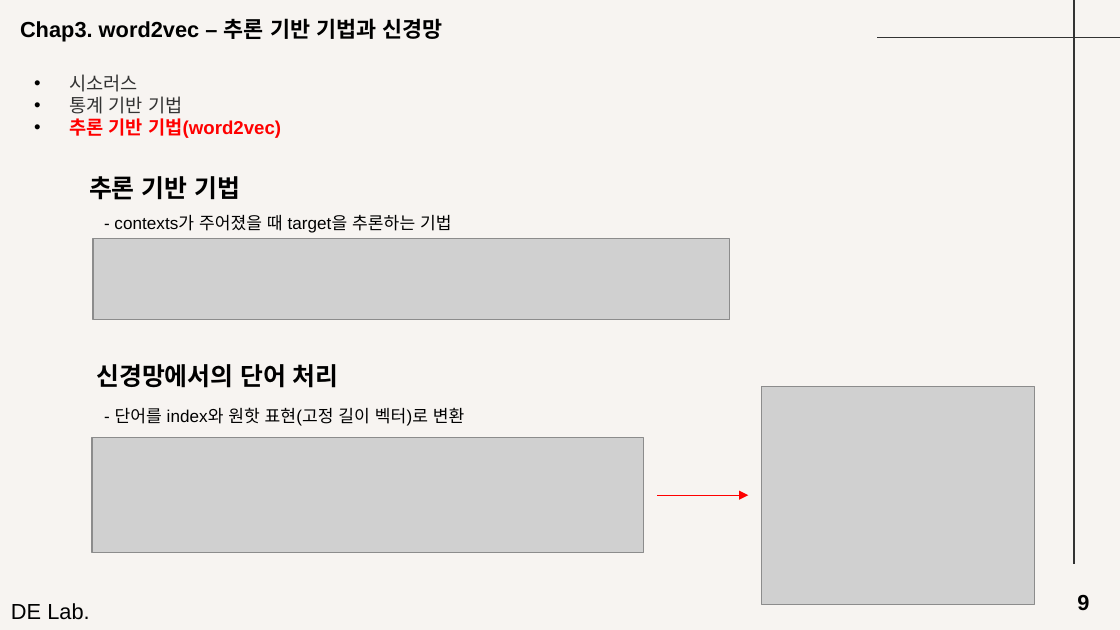
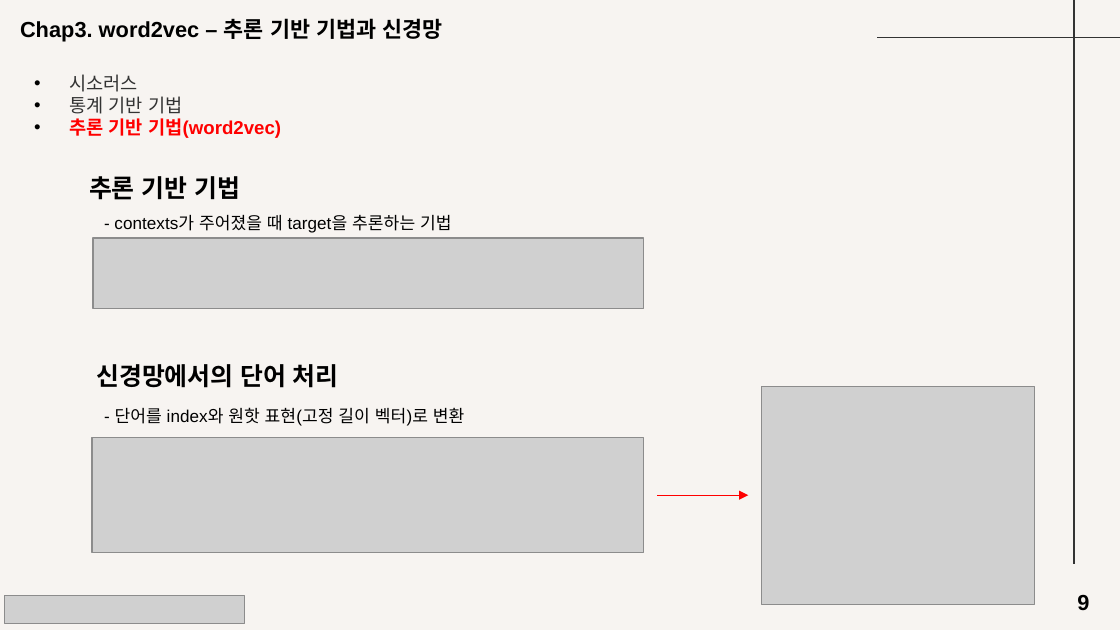
Before and after one commit to seungdeng/Deep-Learning-from-Scratch, a slide deck: slide 9 of study/발표자료/20250220_밑딥2_이승건_chap234발표자료.pptx. Drawn at 1120x630 pixels with LibreOffice and Linux fonts; fonts in the diff are those of the drawing; grey boxes stand for pictures. Boxes give left, top, right and bottom in pixels: in the first picture for what was removed or moved away, otherwise in the second. Text is boxed around its words. In the diff, an @@ line names an element or a change of style, - is before the commit and + after.

```diff
--- a/study/발표자료/20250220_밑딥2_이승건_chap234발표자료.pptx
+++ b/study/발표자료/20250220_밑딥2_이승건_chap234발표자료.pptx
@@ picture: place and size @@
-picture at [93, 239, 729, 320]
+picture at [93, 239, 644, 309]
@@ picture added at [4, 596, 244, 624] @@
@@ text removed at [11, 603, 89, 620] @@
-DE Lab.
```
Also in this commit, not shown: 9 other slides changed.
